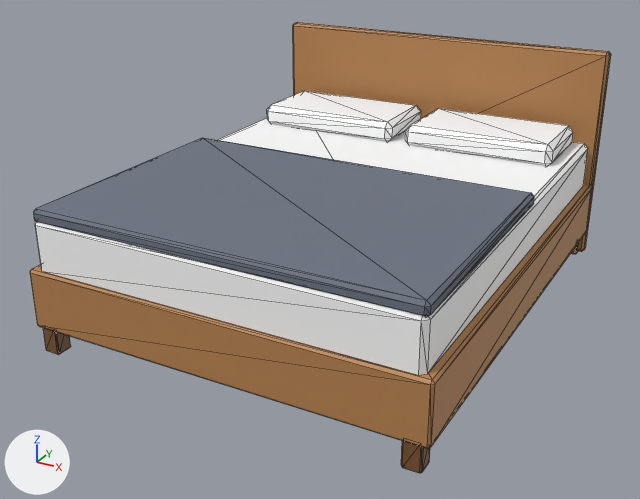
Two versions of the glTF model assets/models/bed-double-1600.glb, one commit apart.
Camera for both pictures: a camera (50 mm lens) standing at (1.57, -3.07, 1.72) and looking at (-0.04, -0.14, 0.25). Every picture has the same lights, and +X, +Y and +Z are marked at lower left. The first picture is the older version. Mesh edges are drawn as thin lines. Vertices at exactly the same position are counted once.

The first picture shows 'bed-double-1600.fabric', 'bed-double-1600.tint', 'bed-double-1600.wood', 'bed-double-1600.woodDark'.
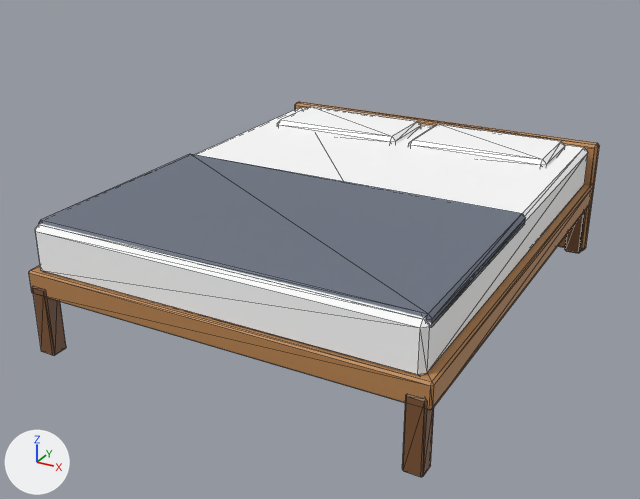
Changed parts and their boxes [x1, y1, x2, y2] in the pictures (640 x 499 px; the box of a moved part takes in the faces that stretch with it):
'bed-double-1600.wood', reshaped (28% shorter): before [30, 22, 611, 448]; after [29, 102, 600, 410]
'bed-double-1600.tint', reshaped: before [35, 91, 588, 375]; after [35, 106, 588, 375]
'bed-double-1600.fabric', moved, rescaled: before [34, 138, 534, 317]; after [39, 154, 526, 325]
'bed-double-1600.woodDark', moved, rescaled (16% taller): before [43, 242, 579, 473]; after [32, 210, 586, 477]
part 1 of me_bed_double_1600_wood, moved or reshaped: before [30, 185, 593, 448]; after [29, 184, 594, 410]
part 2 of me_bed_double_1600_wood, moved or reshaped: before [293, 22, 611, 252]; after [295, 102, 600, 251]
part 3 of me_bed_double_1600_tint, moved or reshaped: before [35, 118, 588, 375]; after [35, 107, 588, 375]
part 4 of me_bed_double_1600_tint, moved or reshaped: before [267, 91, 421, 141]; after [277, 106, 421, 144]
part 5 of me_bed_double_1600_tint, moved or reshaped: before [405, 108, 573, 166]; after [409, 124, 565, 167]

What the commit changed:
me_bed_double_1600_wood is used by ob_bed_double_1600_wood; location (0.0, 0.0, 0.0).
me_bed_double_1600_wood had 48 vertices, 88 faces and spanned x -0.8..0.8, y -0.99..0.99, z 0.0..0.95.
me_bed_double_1600_wood now has 48 vertices, 88 faces and spans x -0.8..0.8, y -0.99..1.0, z 0.0..0.53.
me_bed_double_1600_wood part 1: the loose piece of 24 vertices spanning x -0.8..0.8, y -0.99..0.97, z 0.1..0.34 is scaled about its middle by (1, 1.01, 0.381), then moved by (0.0, 0.0, 0.07).
me_bed_double_1600_wood part 2: the loose piece of 24 vertices spanning x -0.8..0.8, y 0.94..0.99, z 0.0..0.95 is scaled about the mesh origin by (1, 1.01, 0.552).
me_bed_double_1600_wooddark is used by ob_bed_double_1600_wooddark; location (0.0, 0.0, 0.0).
me_bed_double_1600_wooddark had 96 vertices, 176 faces and spanned x -0.78..0.78, y -0.99..0.96, z 0.0..0.12.
me_bed_double_1600_wooddark now has 96 vertices, 176 faces and spans x -0.79..0.79, y -1.0..0.98, z 0.0..0.28.
me_bed_double_1600_wooddark part 6: the whole mesh is scaled about the mesh origin by (1.01, 1.02, 2.43).
me_bed_double_1600_tint is used by ob_bed_double_1600_tint; location (0.0, 0.0, 0.0).
me_bed_double_1600_tint had 72 vertices, 132 faces and spanned x -0.76..0.76, y -0.98..0.93, z 0.32..0.63.
me_bed_double_1600_tint now has 72 vertices, 132 faces and spans x -0.76..0.76, y -0.98..0.94, z 0.33..0.55.
me_bed_double_1600_tint part 3: the loose piece of 24 vertices spanning x -0.76..0.76, y -0.98..0.93, z 0.32..0.54 is scaled about its middle by (1, 1.01, 0.866), then moved by (0.0, 0.0, -0.01).
me_bed_double_1600_tint part 4: the loose piece of 24 vertices spanning x -0.7..-0.03, y 0.5..0.88, z 0.53..0.63 is scaled about its middle by (0.96, 0.91, 0.772), then moved by (0.02, 0.03, -0.07).
me_bed_double_1600_tint part 5: the loose piece of 24 vertices spanning x 0.03..0.7, y 0.5..0.88, z 0.53..0.63 is scaled about its middle by (0.96, 0.91, 0.772), then moved by (-0.02, 0.03, -0.07).
me_bed_double_1600_fabric is used by ob_bed_double_1600_fabric; location (0.0, 0.0, 0.0).
me_bed_double_1600_fabric had 24 vertices, 44 faces and spanned x -0.76..0.76, y -0.97..0.07, z 0.52..0.58.
me_bed_double_1600_fabric now has 24 vertices, 44 faces and spans x -0.76..0.76, y -0.95..-0.03, z 0.48..0.53.
me_bed_double_1600_fabric part 7: the whole mesh is scaled about its middle by (1, 0.889, 0.965), then moved by (0.0, -0.04, -0.05).
